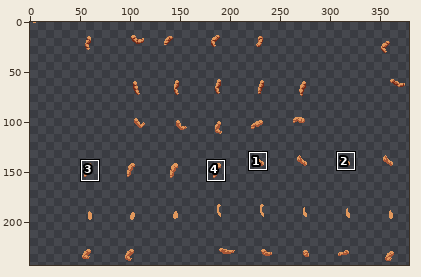
Two states of a sprite sheet, items/armors/unsung/UnsungEnglishGentlemanSuit/FSleeve.png. The first picture is a wide view before the edit; the outline marks the close-up.
Close-up. First the earlier version:
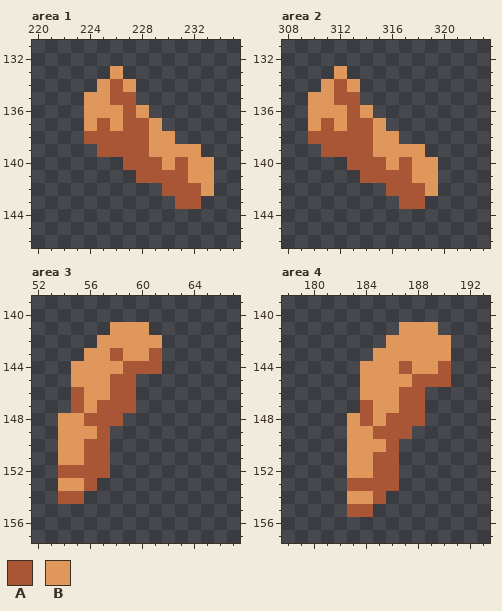
The file is 387x301 pixels. Shown: area 1: x 220..235, y 131..146; area 2: x 308..323, y 131..146; area 3: x 52..67, y 139..157; area 4: x 178..193, y 139..157. The wide view leaves out empty margins. The commit also changed other parts of the picture, which this record leaves out.
Palette (. is transparent): A #a85636  B #e0975c
Pixels before, area 1, first column x 224:
133 ..B.......
134 .BAB......
135 BBAA......
136 BBBAB.....
137 BABAAB....
138 AAAAABB...
139 .AAAABBBB.
140 ...AAABABB
141 ....AAAABB
142 ......AAAB
143 .......AA.
Pixels before, area 2, first column x 310:
133 ..B.......
134 .BAB......
135 BBAA......
136 BBBAB.....
137 BABAAB....
138 AAAAABB...
139 .AAAABBBB.
140 ...AAABABB
141 ....AAAABB
142 ......AAAB
143 .......AA.
Pixels before, area 3, first column x 54:
141 ....BBB.
142 ...BBBBB
143 ..BBABBA
144 .BBBBAAA
145 .BBBAA..
146 .ABBAA..
147 .ABAAA..
148 BBAAA...
149 BBBA....
150 BBAA....
151 BBAA....
152 AAAA....
153 BBA.....
154 AA......
Pixels before, area 4, first column x 183:
141 ....BBB.
142 ...BBBBB
143 ..BBBBBB
144 .BBBABBA
145 .BBBBAAA
146 .BBBAA..
147 .ABBAA..
148 BABAAA..
149 BBAAA...
150 BBBA....
151 BBAA....
152 BBAA....
153 AAAA....
154 BBA.....
155 AA......
After:
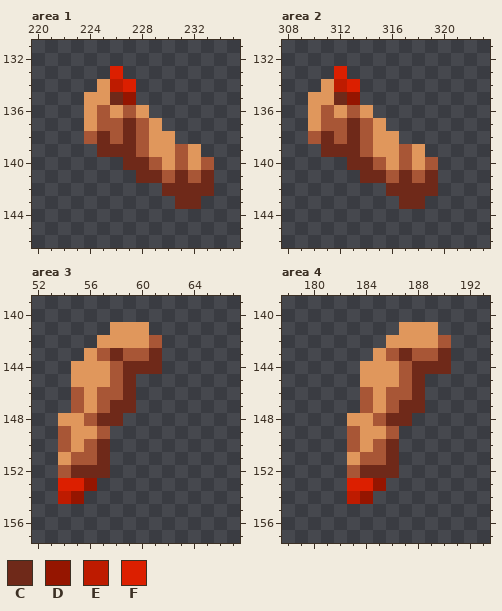
Colours new in this view: C #6f2919  D #951500  E #be1b00  F #dc1f00
The edit:
Changed rows in their new state; - is an unchanged pixel.
Area 1:
first column x 225:
133 -F-------
134 -EF------
135 -CD------
136 A--------
137 -AC------
138 C-C------
139 CCC---A--
140 --CC----A
141 ---CC-CAC
142 -----CCCC
143 ------CC-
Area 2:
first column x 311:
133 -F-------
134 -EF------
135 -CD------
136 A--------
137 -AC------
138 C-C------
139 CCC---A--
140 --CC----A
141 ---CC-CAC
142 -----CCCC
143 ------CC-
Area 3:
first column x 54:
142 -------A
143 ---ACAAC
144 ----ACCC
145 -----C--
146 ---A-C--
147 ----CC--
148 ---CC---
149 A-------
150 A--C----
151 -A-C----
152 -CCC----
153 FFD-----
154 ED------
Area 4:
first column x 183:
142 -------A
143 ---ACAAC
144 -----CCC
145 ----AC..
146 -A-A-C--
147 ---ACC--
148 -BACC.--
149 A-B-.---
150 A-AC----
151 -A-C----
152 ACCC----
153 FFD.----
154 ED.-----
155 ..------
Changed places in both close-ups, as pixel boxes (x1, y1, x2, y2):
changed: (97, 66, 214, 209)
changed: (321, 66, 438, 209)
changed: (58, 335, 162, 504)
changed: (347, 335, 451, 517)
